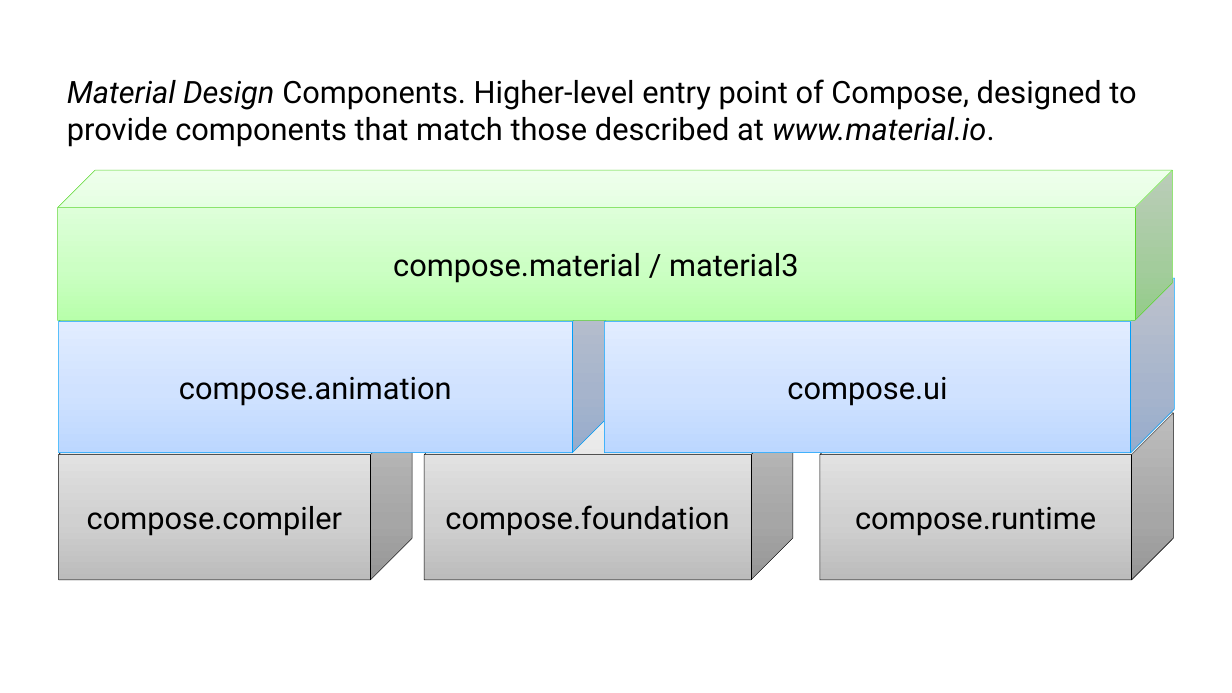
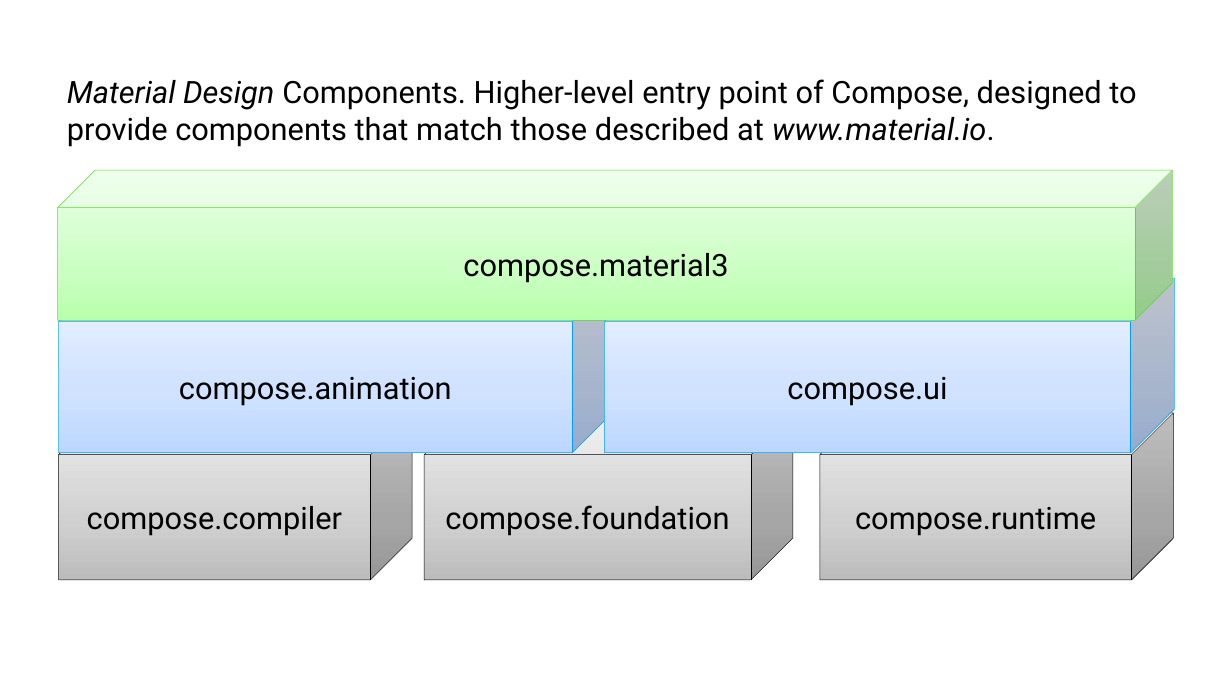
Before and after one commit to tkuenneth/compose_workshop, a slide deck: slide 6 of slides/02_Basics.pptx (slide 7 before the commit). Drawn at 1232x693 pixels with LibreOffice and Linux fonts; fonts in the diff are those of the drawing; background and template pictures are left out. Boxes give left, top, right and bottom in pixels: in the first picture for what was removed or moved away, otherwise in the second. Text is boxed around its words. In the diff, an @@ line names an element or a change of style, - is before the commit and + after.

```diff
--- a/slides/02_Basics.pptx
+++ b/slides/02_Basics.pptx
@@ text in cube at (463,253,728,283): text changed @@
-compose.material / material3
+compose.material3
```
Also in this commit, not shown: 9 other slides changed, 10 slides added, 9 slides removed.
